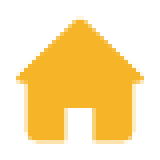
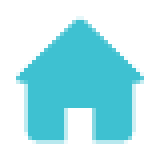
Two versions of the same layered image (w=160, h=160). Layer-by-layer changes:
pixels changed over (16, 16, 144, 144) (layer not identified)
